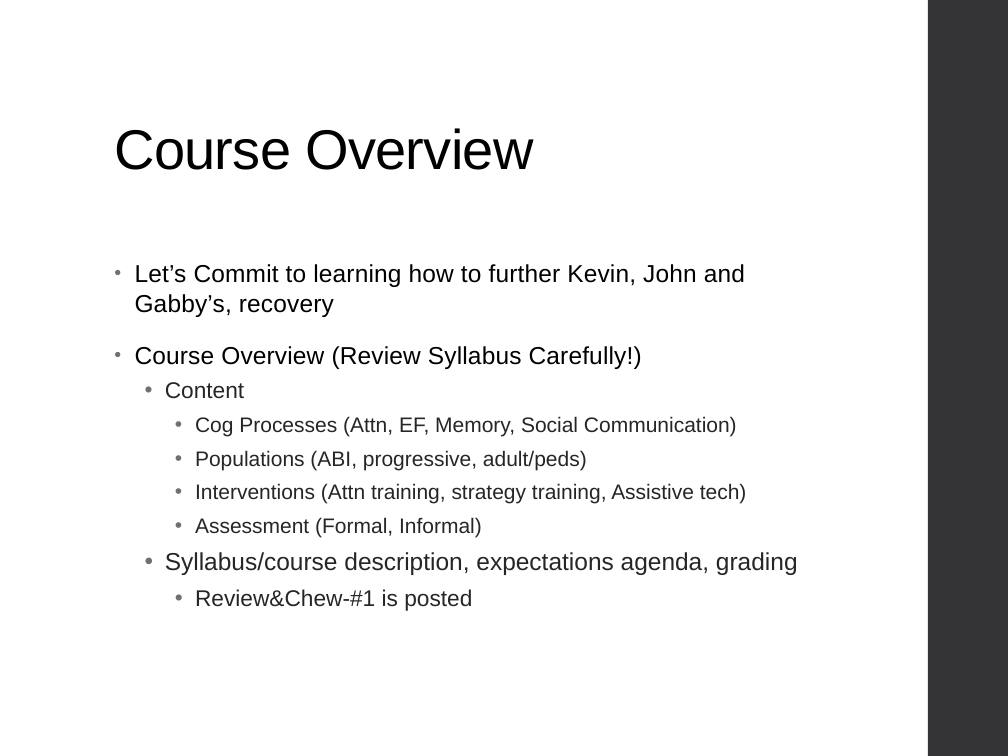
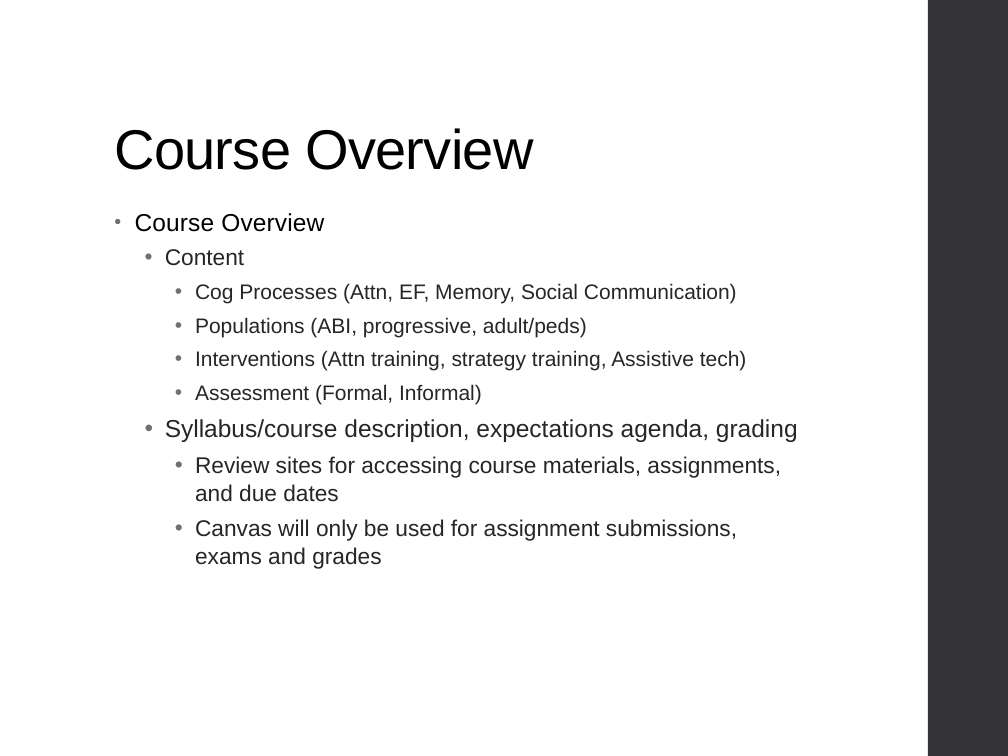
Before and after one commit to Jim-Wright90/cds_663_winter_2021, a slide deck: slide 2 of slides/Week1_21.pptx (slide 3 before the commit). Drawn at 1008x756 pixels with LibreOffice and Linux fonts; fonts in the diff are those of the drawing. Boxes give left, top, right and bottom in pixels: in the first picture for what was removed or moved away, otherwise in the second. Text is boxed around its words. In the diff, an @@ line names an element or a change of style, - is before the commit and + after.

Commit message:
updates to weeks 1 and 2 slides and course agenda

```diff
--- a/slides/Week1_21.pptx
+++ b/slides/Week1_21.pptx
@@ text at (135, 213, 324, 232): text changed @@
-• Let’s Commit to learning how to further Kevin, John and Gabby’s, recovery
-• Course Overview (Review Syllabus Carefully!)
+• Course Overview
@@ text at (195, 456, 781, 569): text changed @@
-    • Review&Chew-#1 is posted
+    • Review sites for accessing course materials, assignments, and due dates
+    • Canvas will only be used for assignment submissions, exams and grades
```
Also in this commit, not shown: 9 other slides changed, 1 slide removed, 4 other files.
